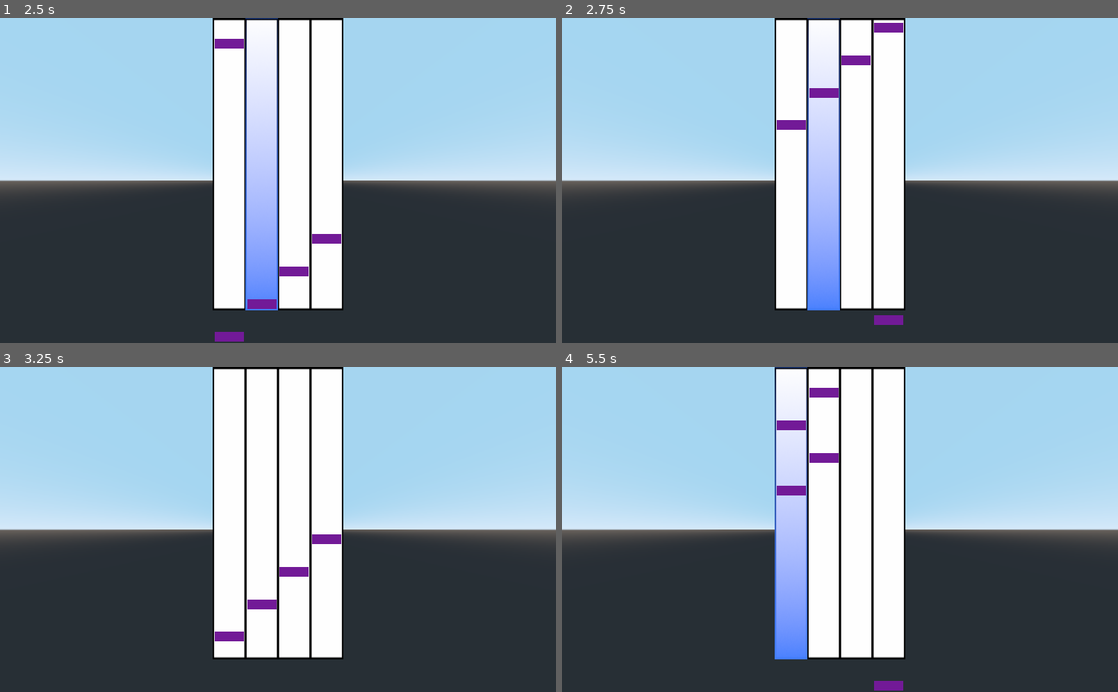
Above: before the commit, frames 1-4 (two rows, left to right).
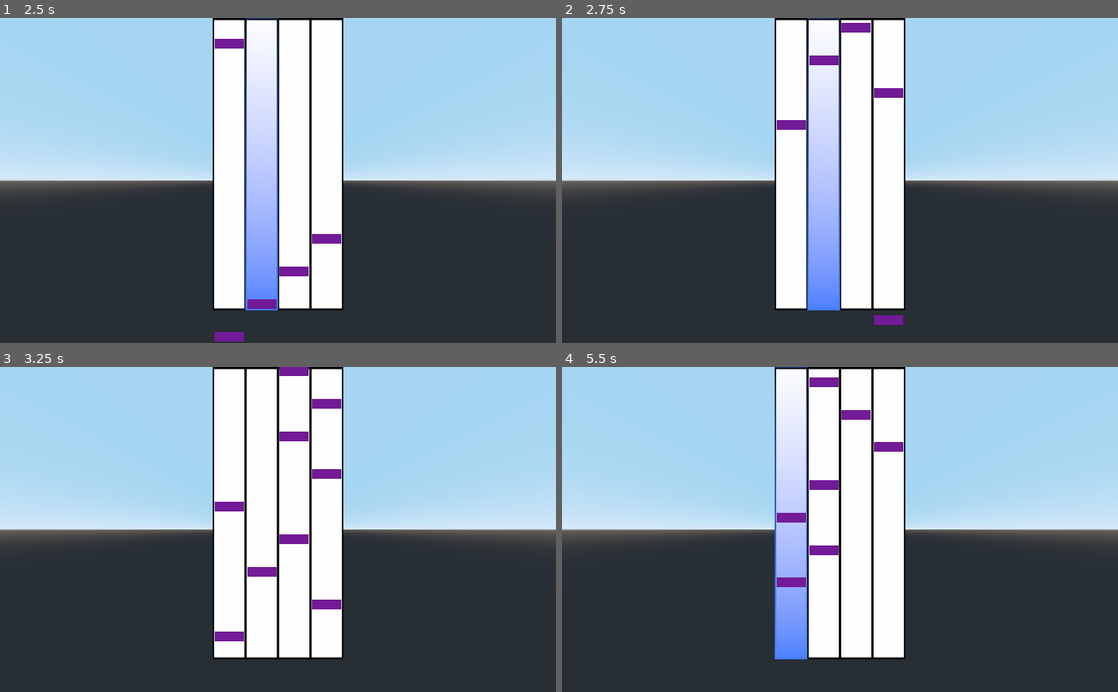
Above: after the commit, the same moments.

Repository: Xwilarg/BearJam
Game: Godot game, scene res://Scenes/Night.tscn
The game is run twice, just before and just after one commit, with the same random seed, the same clock (stepped at 60 frames per second) and the same inputs. This scene is started directly instead of the project's main scene.
Inputs (mouse positions are in pixels of both pictures, inside the frame that each line leads up to):
- Up to frame 1 (2.5 s): tap Enter at 0.5 s; move the mouse to (400, 164) at 0.52 s; hold D (right) 0.53-1.28 s; hold Space (action_spacebar) 0.53-1.28 s; move the mouse to (166, 196) at 1.27 s; hold S (backward) 1.28-2.03 s; tap Space (action_spacebar) at 1.35 s; move the mouse to (333, 109) at 2.02 s; hold D (right) from 2.03 s (still down); hold Space (action_spacebar) from 2.03 s (still down)
- Up to frame 2 (2.75 s): keep holding D (right); keep holding Space (action_spacebar)
- Up to frame 3 (3.25 s): move the mouse to (250, 594) at 2.77 s; release D (right) at 2.78 s; release Space (action_spacebar) at 2.78 s; hold W (forward) from 2.78 s (still down); tap Space (action_spacebar) at 2.85 s
- Up to frame 4 (5.5 s): move the mouse to (1006, 578) at 3.52 s; release W (forward) at 3.53 s; hold Space (action_spacebar) 3.53-4.28 s; hold A (left) 3.53-5.03 s; move the mouse to (673, 480) at 4.27 s; tap Space (action_spacebar) at 4.35 s; move the mouse to (867, 529) at 5.02 s; hold S (backward) from 5.03 s (still down); hold Space (action_spacebar) from 5.03 s (still down)

Frame 1 is identical in both runs. In frame 2, 0.9% of the frame differs, in the area x 44-62%, y 1-25%; in frame 3, 1.7%; in frame 4, 1.9%, in the area x 38-62%, y 3-100%.

Commit message:
Add burst mode

Diff:
--- a/Scripts/Night.gd
+++ b/Scripts/Night.gd
@@ -13,6 +13,8 @@
 var currPattern: int
 const notePrefab = preload("../Scenes/Note.tscn")
 var timer = 1
+
+var burst = 0
 
 var comboLabel: Object
 
@@ -68,7 +70,12 @@
 		if patternProg == patternArray.size():
 			patternProg = 0
 			patternArray = getPatternArray(rng.randi_range(0, getPatternMaxSize()))
-			timer = 0.5
+			if burst > 0:
+				timer = 0
+				burst -= 1
+			else:
+				burst = rng.randi_range(0, 3)
+				timer = 0.5
 		else:
 			while true:
 				spawnNote()
